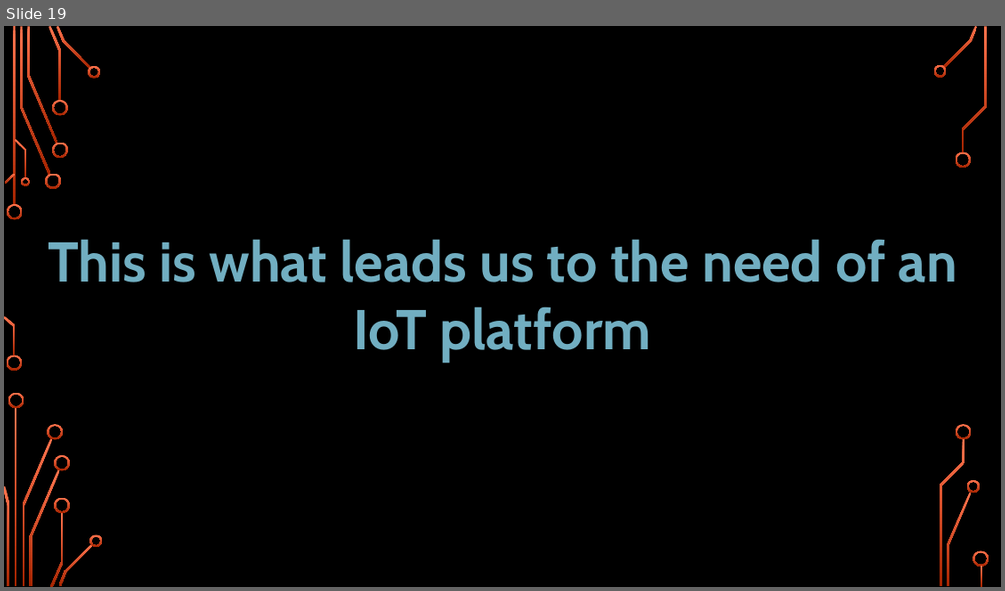
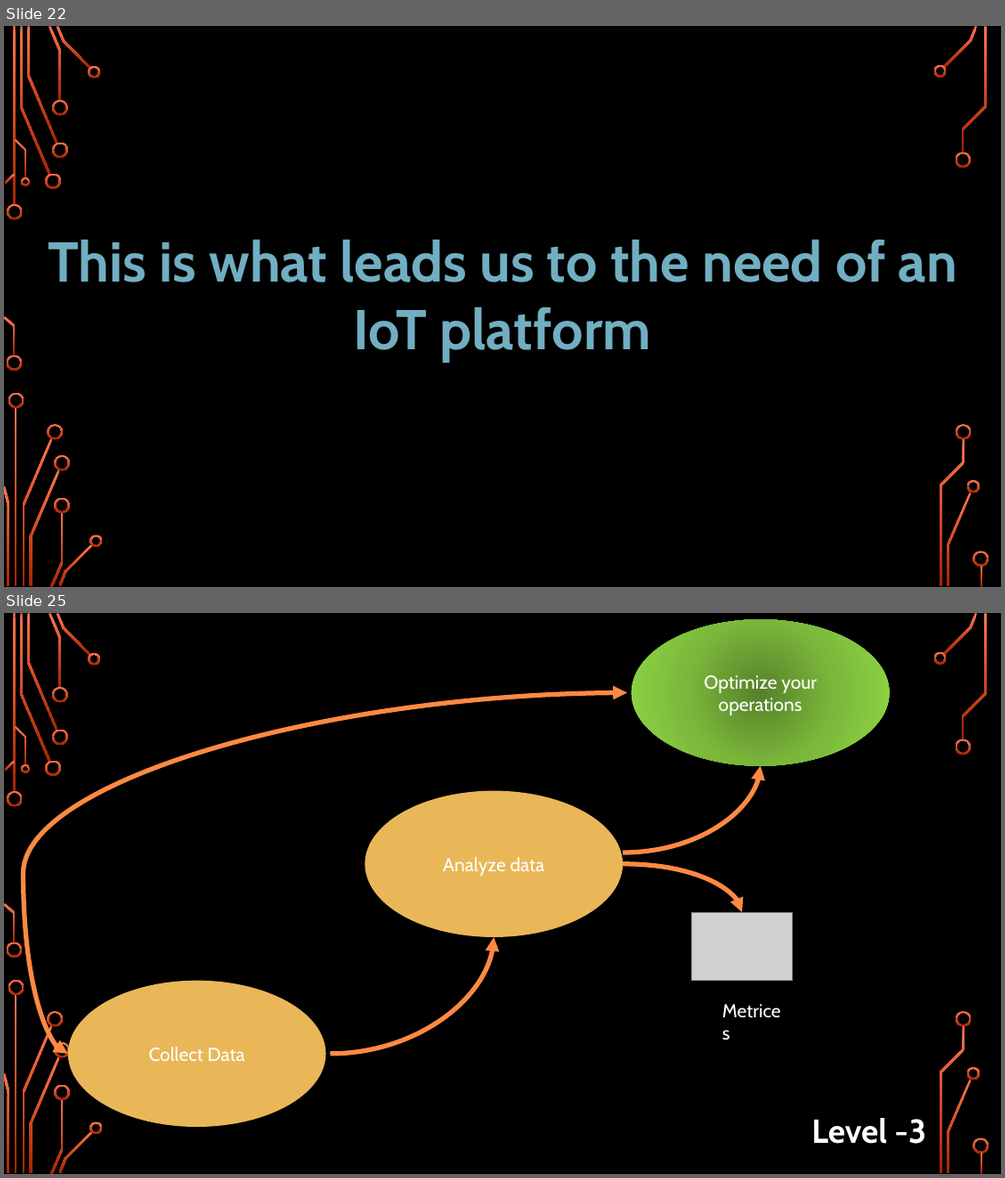
Before and after one commit to girishsukukumar/IoTWorkshop, a slide deck: Module-4.pptx. Shown one above the other, each under a label of ours: slide 19 before the commit, slides 22 and 25 after it; the slides between them are not shown. The pictures are 1005x591 and 1005x1178 pixels, drawn with LibreOffice and Linux fonts; fonts in the diff are those of the drawing; grey boxes stand for pictures; background and template pictures are left out. Boxes give left, top, right and bottom in pixels: in the first picture for what was removed or moved away, otherwise in the second. Text is boxed around its words. In the diff, an @@ line names an element or a change of style, - is before the commit and + after.

```diff
--- a/Module-4.pptx
+++ b/Module-4.pptx
@@ slide 25 added at [4,613,1001,1174], background picture (left out); not listed: 36 template elements that a slide beside it also shows @@
@@ ellipse added at [631,620,890,766], fill gradient #57812A to #7BB73B to #92DA46, 18 pt, text #FFFFFF @@
+Optimize your operations
@@ curved double arrow added from (68, 1054) to (627, 693), #FE8943 4.5 pt @@
@@ curved arrow added from (623, 852) to (760, 765), #FE8943 4.5 pt @@
@@ ellipse added at [365,791,623,938], fill #E9B758, 18 pt, text #FFFFFF @@
+Analyze data
@@ curved arrow added from (623, 864) to (742, 912), #FE8943 4.5 pt @@
@@ picture added at [692,912,793,981] @@
@@ curved arrow added from (330, 1054) to (494, 937), #FE8943 4.5 pt @@
@@ ellipse added at [68,981,326,1127], fill #E9B758, 18 pt, text #FFFFFF @@
+Collect Data
@@ text added at [715,995,793,1025], 18 pt, text #FFFFFF @@
+Metrices
@@ text added at [811,1118,926,1143], 32 pt, text #FFFFFF, bold @@
+Level -3
@@ what was slide 19 is now slide 22 @@
```
Also in this commit, not shown: 4 slides changed, 4 other slides added.
